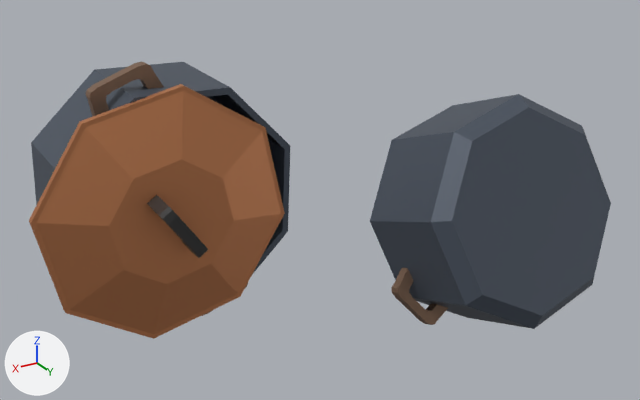
The FBX model Assets/Meshes/Pots.fbx, before and after one commit.
One viewpoint serves both versions: a camera (50 mm lens) standing at (0.319, 1.141, 1.239) and looking at (-0.299, 0.111, 0.724). Lighting does not change. The marker at lower left points along +X, +Y and +Z. Where no turn or scale is listed for an object, it has been applied to the vertices.

The first picture shows 'pot.001', 'pot.002', 'potHandle', 'potHandle.001', 'potLid.001', 'potLidHandle'.
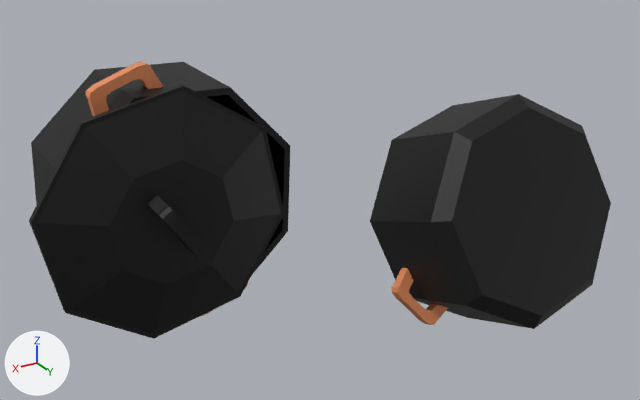
The newer file is also turned or shifted as a whole; pictures and numbers use the older file's frame.

Pixel boxes [x1, y1, x2, y2] of what changed, in the pictures (640 x 400 px):
'potLid.001', recoloured (brown to black)
    both: [29, 84, 285, 339]
'pot.002', recoloured (grey to black)
    both: [370, 94, 611, 329]
'pot.001', recoloured
    both: [31, 62, 290, 273]
'potHandle', recoloured
    both: [85, 61, 248, 316]
'potHandle.001', recoloured
    both: [392, 268, 448, 325]

Edits to the bpy script that builds the scene:
```text
Add img_trimsheet_diffuse_rgb_metallic_a_png:
    img_trimsheet_diffuse_rgb_metallic_a_png = load_image('trimsheet_diffuse-RGB_metallic-A.png', '../Shared/Material/Trimsheet/trimsheet_diffuse-RGB_metallic-A.png', 1024, 1024, 'sRGB')
Add mat_trimsheet:
    mat_trimsheet = principled_material('Trimsheet')
    mat_trimsheet.texture = img_trimsheet_diffuse_rgb_metallic_a_png
Change me_cylinder_008:
    where me_cylinder_008.from_pydata(...)  # 50 vertices, 56 faces; spans x -0.165..0.165, y -0.09..0.09, z -0.165..0.165
    remove me_cylinder_008.materials.append(mat_darkgreymetal)  # dark blue #4e5764
    add me_cylinder_008.materials.append(mat_trimsheet)  # picture img_trimsheet_diffuse_rgb_metallic_a_png
Change me_cylinder_018:
    where me_cylinder_018.from_pydata(...)  # 50 vertices, 56 faces; spans x -0.178..0.178, y 0.08..0.11, z -0.178..0.178
    remove me_cylinder_018.materials.append(mat_redmetallic)  # orange #d08c60
    add me_cylinder_018.materials.append(mat_trimsheet)  # picture img_trimsheet_diffuse_rgb_metallic_a_png
Change me_cube_045:
    where me_cube_045.from_pydata(...)  # 96 vertices, 68 faces; spans x -0.316..0.041, y -0.099..0.024, z -0.045..0.243
    remove me_cube_045.materials.append(mat_brownmetallic)  # brown #997b66
    add me_cube_045.materials.append(mat_trimsheet)  # picture img_trimsheet_diffuse_rgb_metallic_a_png
Change me_cylinder_017:
    where me_cylinder_017.from_pydata(...)  # 50 vertices, 56 faces; spans x -0.174..0.174, y -0.146..0.138, z -0.194..0.187
    remove me_cylinder_017.materials.append(mat_darkgreymetal)  # dark blue #4e5764
    add me_cylinder_017.materials.append(mat_trimsheet)  # picture img_trimsheet_diffuse_rgb_metallic_a_png
Change me_cube_044:
    where me_cube_044.from_pydata(...)  # 96 vertices, 68 faces; spans x -0.165..0.047, y -0.008..0.008, z -0.36..0.033
    remove me_cube_044.materials.append(mat_brownmetallic)  # brown #997b66
    add me_cube_044.materials.append(mat_trimsheet)  # picture img_trimsheet_diffuse_rgb_metallic_a_png
```
